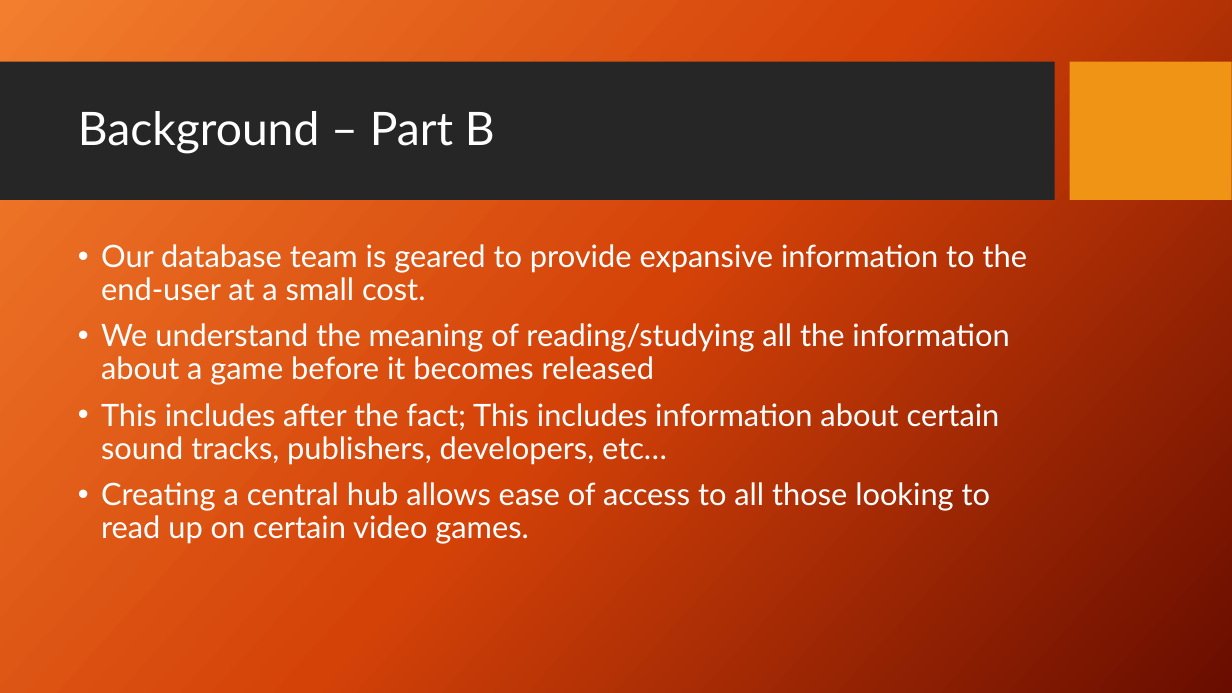
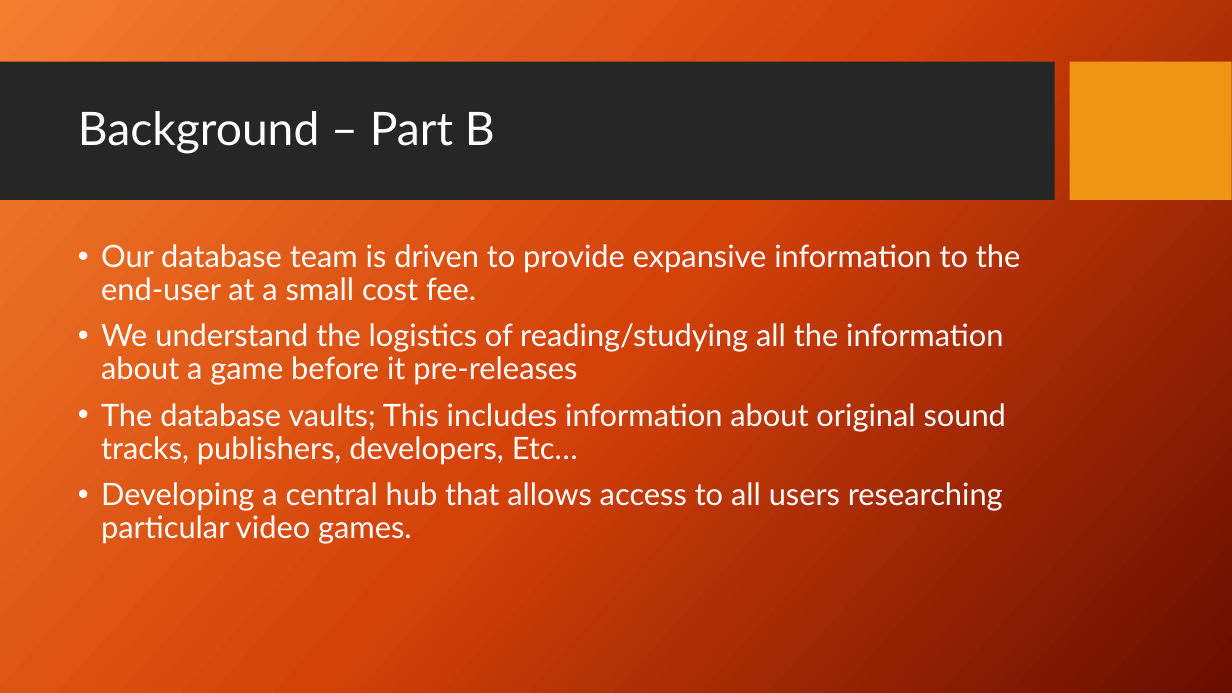
Before and after one commit to georgesuarez/CSE-572, a slide deck: slide 3 of Project/Final_DATABASE/Game_Database_Project.pptx. Drawn at 1232x693 pixels with LibreOffice and Linux fonts; fonts in the diff are those of the drawing; background and template pictures are left out. Boxes give left, top, right and bottom in pixels: in the first picture for what was removed or moved away, otherwise in the second. Text is boxed around its words. In the diff, an @@ line names an element or a change of style, - is before the commit and + after.

Commit message:
Update version of ppt

```diff
--- a/Project/Final_DATABASE/Game_Database_Project.pptx
+++ b/Project/Final_DATABASE/Game_Database_Project.pptx
@@ text at [101,244,1020,544]: text changed @@
-• Our database team is geared to provide expansive information to the end-user at a small cost.
-• We understand the meaning of reading/studying all the information about a game before it becomes released
-• This includes after the fact; This includes information about certain sound tracks, publishers, developers, etc…
-• Creating a central hub allows ease of access to all those looking to read up on certain video games.
+• Our database team is driven to provide expansive information to the end-user at a small cost fee.
+• We understand the logistics of reading/studying all the information about a game before it pre-releases
+• The database vaults; This includes information about original sound tracks, publishers, developers, Etc…
+• Developing a central hub that allows access to all users researching particular video games.
```
Also in this commit, not shown: 3 other slides changed.
